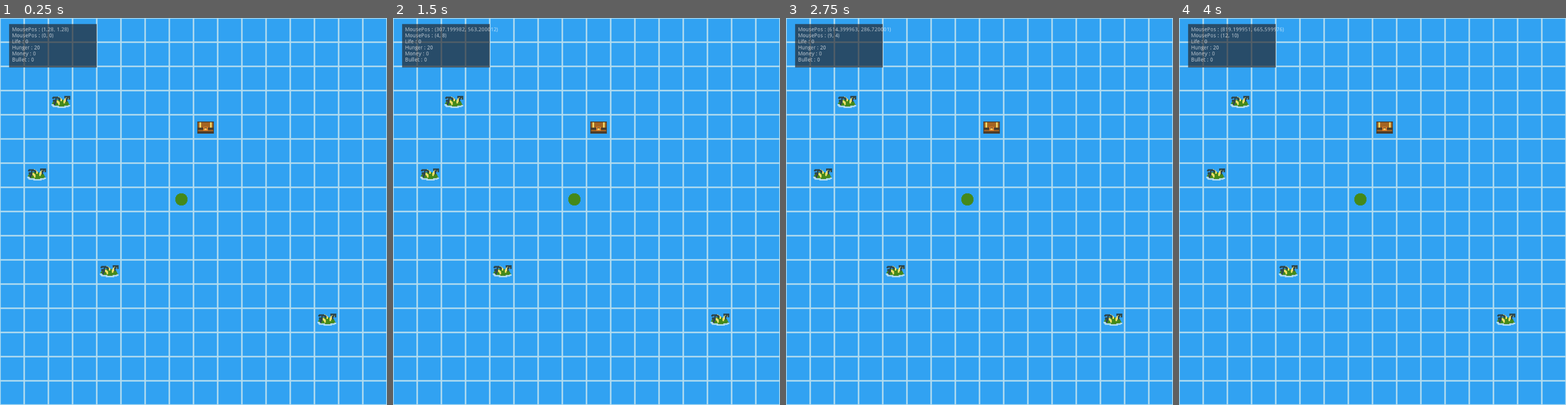
Above: before the commit, frames 1-4 (left to right).
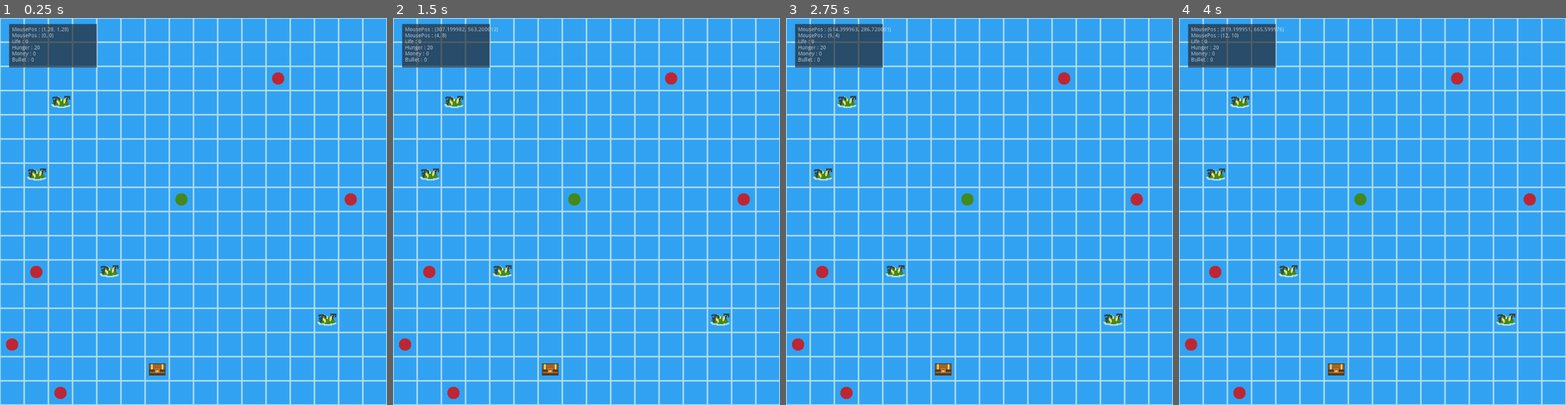
Above: after the commit, the same moments.

Repository: MrSheeplip/JamEstLa_Pirate
Game: Godot game, scene res://Pirate/scn/Principal/Scn_Principal.tscn
Two runs of this game, one before a commit and one after it. Both use one fixed random seed, a clock stepped at 60 frames per second and the inputs below. Before the commit the project starts from res://Pirate/scn/PrincipalScene.tscn.
Inputs (mouse positions are in pixels of both pictures, inside the frame that each line leads up to):
- Up to frame 1 (0.25 s): no input
- Up to frame 2 (1.5 s): tap Enter at 0.5 s; move the mouse to (671, 192) at 0.52 s; click (671, 192) at 0.6 s; tap Space at 1.25 s; move the mouse to (509, 230) at 1.27 s; click (509, 230) at 1.35 s
- Up to frame 3 (2.75 s): tap Enter at 2 s; move the mouse to (1018, 126) at 2.02 s; right-click (1018, 126) at 2.1 s; click (1018, 126) at 2.3 s
- Up to frame 4 (4 s): tap Space at 2.75 s; move the mouse to (1353, 288) at 2.77 s; click (1353, 288) at 2.85 s; tap Enter at 3.5 s; move the mouse to (1488, 269) at 3.52 s; click (1488, 269) at 3.6 s

The runs differ from the first frame. In frame 1, 0.7% of the frame differs, in the area x 1-93%, y 14-99%; in frame 2, 0.7%; in frame 3, 0.7%; in frame 4, 0.7%.

Commit message:
Add func EnemyAttack and move scripts other folders

Diff:
--- a/Pirate/scn/Script/Player.gd
+++ b/Pirate/scn/Principal/Player.gd
@@ -22,12 +22,12 @@
 		DistanceMax = DistancePlayerToMouse - 1
 	return PreHunger
 
-func FoundChest():
+func FoundIsland():
 	var PreFood : int
 	var PreBullet : int
 	var randiLoot
+
 	randiLoot = randi() % 2
-	print (randiLoot)
 
 	if randiLoot == 0:
 		Loot = Loots.FOOD
@@ -39,9 +39,28 @@
 			if Food < 20:
 				PreFood = 8 + randi() % 10
 				Food += PreFood
-				print ("Food: " + str(PreFood))
+				print ("Add Food: " + str(PreFood))
+			else:
+				FoundIsland()
 		Loots.AMMUNITION:
 			if Bullets < 3:
 				PreBullet = 1 + randi() % 2
 				Player.Bullets += PreBullet
-				print ("Bullets: " + str(PreBullet))
+				print ("Add Bullets: " + str(PreBullet))
+			else:
+				FoundIsland()
+
+func FoundChest():
+	var PreMoney
+
+	PreMoney = 1 + randi() % 100
+	Money += PreMoney
+	print ("Add Money : " + str(PreMoney))
+
+func EnemyAttack():
+	if Bullets > 0:
+		Bullets -= 1
+		print ("Use one Bullet")
+	else:
+		Life -= 1
+		print ("take one damage")
--- a/Pirate/scn/PrincipalScene.tscn
+++ b/Pirate/scn/Principal/Scn_Principal.tscn
@@ -1,10 +1,10 @@
 [gd_scene load_steps=9 format=2]
 
-[ext_resource path="res://Pirate/Assets/Tilemap/TilemapPirateTest.png" type="Texture" id=1]
-[ext_resource path="res://Pirate/Assets/Cursor/Selector.png" type="Texture" id=2]
-[ext_resource path="res://Pirate/Assets/Fonts/PIXEAB__.TTF" type="DynamicFontData" id=3]
-[ext_resource path="res://Pirate/scn/Selector.gd" type="Script" id=4]
-[ext_resource path="res://Pirate/scn/TileMapWorld.gd" type="Script" id=5]
+[ext_resource path="res://Pirate/Assets/Fonts/PIXEAB__.TTF" type="DynamicFontData" id=1]
+[ext_resource path="res://Pirate/Assets/Tilemap/TilemapPirateTest.png" type="Texture" id=2]
+[ext_resource path="res://Pirate/Assets/Cursor/Selector.png" type="Texture" id=3]
+[ext_resource path="res://Pirate/scn/Principal/Selector.gd" type="Script" id=4]
+[ext_resource path="res://Pirate/scn/Principal/TileMapWorld.gd" type="Script" id=5]
 
 [sub_resource type="GDScript" id=1]
 script/source = "extends Node2D
--- a/Pirate/scn/Selector.gd
+++ b/Pirate/scn/Principal/Selector.gd
@@ -63,6 +63,7 @@
 		if Player.Food > PreHunger or Player.Food == PreHunger:
 			if MousePosTile != PlayerPosTile or !Map.MapSize.has(MousePosTile) :
 				MovePlayer()
+				Map.MoveEnemy()
 
 func SelectorChoose():
 	if SelectorOnMovement:
@@ -98,12 +99,16 @@
 	Player.Food -= PreHunger
 
 	if PlayerPosTile == Map.ChestPos:
+		Player.FoundChest()
 		Map.ChestPos = null
 	if Map.IslandTiles.has(PlayerPosTile):
-		Player.FoundChest()
+		Player.FoundIsland()
 		Map.IslandTiles.clear()
 		Map.IslandTiles = Map.get_used_cells_by_id(4)
-
+	if Map.EnemyTiles.has(PlayerPosTile):
+		Player.EnemyAttack()
+		Map.IslandTiles.clear()
+		Map.IslandTiles = Map.get_used_cells_by_id(2)
 
 	Map.RandiTiles()
 	yield(get_tree().create_timer(0,1),"timeout")
--- /dev/null
+++ b/Pirate/scn/Principal/TileMapWorld.gd
@@ -0,0 +1,91 @@
+extends TileMap
+
+
+var MapSize : Array #Array avec tout les nodes des cellules sur la tilemap
+var ChestPos  #Pos du coffre (tilemap)
+var IslandTiles : Array #Array avec tout les cellules des îles (tilemap)
+var EnemyTiles : Array
+var PlayerPos
+
+func _ready():
+	randomize()
+	set_cell(7,7,1)
+	MapSize = get_used_cells()
+	RandiTiles()
+
+func PlayerTiles():
+	var PlayerCell
+	var PlayerTile = get_used_cells_by_id(1) #array
+	for player in PlayerTile:
+		PlayerCell = player
+		PlayerPos = PlayerCell
+	return PlayerCell
+
+func RandiTiles():
+	var CellsRandiIsland : Array
+	var CellsRandiChest : Array
+	var CellsRandiEnemy : Array
+
+	for cell in MapSize:
+		var DistanceToPlayer
+
+		DistanceToPlayer = cell.distance_to(PlayerTiles()) as int
+		if DistanceToPlayer > 2 and DistanceToPlayer < 8 :
+			CellsRandiIsland.append(cell)
+		if DistanceToPlayer > 5 and DistanceToPlayer < 10:
+			CellsRandiChest.append(cell)
+			CellsRandiEnemy.append(cell)
+
+
+	while ChestPos == null:
+		var randiArray
+		var randiPos =  CellsRandiChest.size()
+		randiArray = randi() % randiPos
+		ChestPos = CellsRandiChest[randiArray]
+		set_cellv(ChestPos,3)
+	print ("New ChestPos: " + str(ChestPos))
+
+	while IslandTiles.size() < 4:
+		var SetCellPos
+		var randiArray
+		var randiPos =  CellsRandiIsland.size()
+		randiArray = 1 + randi() % randiPos
+		SetCellPos = CellsRandiIsland[randiArray]
+		if !SetCellPos == ChestPos or !IslandTiles.has(SetCellPos):
+			set_cellv(SetCellPos,4)
+			IslandTiles.append(SetCellPos)
+	print ("New Islands Pos: " + str(IslandTiles))
+
+	while EnemyTiles.size() < 5 :
+		var SetCellPos
+		var randiArray
+		var randiPos =  CellsRandiEnemy.size()
+		randiArray = 1 + randi() % randiPos
+		SetCellPos = CellsRandiEnemy[randiArray]
+		if !SetCellPos == ChestPos or !EnemyTiles.has(SetCellPos):
+			set_cellv(SetCellPos,2)
+			EnemyTiles.append(SetCellPos)
+	print ("New Enemy Pos: " + str(EnemyTiles))
+
+func MoveEnemy():
+	var CellNearest : Array
+
+	for enemy in EnemyTiles:
+		var EnemyDistanceToPlayer
+		var CellNearToEnemy
+
+		for cell in MapSize:
+			if cell.distance_to(enemy) < 2:
+				CellNearest.append(cell)
+		for cell in CellNearest:
+			EnemyDistanceToPlayer = enemy.distance_to(PlayerPos) as int
+
+		print(CellNearest)
+
+#			if DistanceToPlayer < 5:
+#					var NeaerestCell : Vector2
+#					var minimalDistance = playerPos.distance_to(Vector2(2000,2000))
+#					var distance = playerPos.distance_to(cell)
+#					if distance < minimalDistance:
+#						minimalDistance = distance
+#						nearestCell = cell
--- /dev/null
+++ b/Pirate/scn/Scn_GameOver.tscn
@@ -0,0 +1,3 @@
+[gd_scene format=2]
+
+[node name="GameOver" type="Node2D"]
--- /dev/null
+++ b/Pirate/scn/Scn_Menu.tscn
@@ -0,0 +1,3 @@
+[gd_scene format=2]
+
+[node name="Scn_Menu" type="Node2D"]
--- a/Pirate/scn/TileMapWorld.gd
+++ /dev/null
@@ -1,47 +0,0 @@
-extends TileMap
-
-
-var MapSize : Array #Array avec tout les nodes des cellules sur la tilemap
-var ChestPos  #Pos du coffre (tilemap)
-var IslandTiles : Array #Array avec tout les cellules des îles (tilemap)
-
-func _ready():
-	randomize()
-	set_cell(7,7,1)
-	MapSize = get_used_cells()
-	RandiTiles()
-
-func PlayerTiles():
-	var PlayerCell
-	var PlayerTile = get_used_cells_by_id(1) #array
-	for player in PlayerTile:
-		PlayerCell = player
-	return PlayerCell
-
-func RandiTiles():
-	var CellsRandi : Array
-
-	for cell in MapSize:
-		var DistanceToPlayer
-		DistanceToPlayer = cell.distance_to(PlayerTiles()) as int
-		if DistanceToPlayer > 2 and DistanceToPlayer < 8 :
-			CellsRandi.append(cell)
-
-	while ChestPos == null:
-		var randiArray
-		var randiPos =  CellsRandi.size()
-		randiArray = randi() % randiPos
-		ChestPos = CellsRandi[randiArray]
-		set_cellv(ChestPos,3)
-		print ("New ChestPos: " + str(ChestPos))
-
-	while  IslandTiles.size() < 4:
-			var SetCellPos
-			var randiArray
-			var randiPos =  CellsRandi.size()
-			randiArray = randi() % randiPos + 1
-			SetCellPos = CellsRandi[randiArray]
-			if !SetCellPos == ChestPos or !IslandTiles.has(SetCellPos):
-				set_cellv(SetCellPos,4)
-				IslandTiles.append(SetCellPos)
-				print ("New Islands Pos: " + str(IslandTiles))
--- a/project.godot
+++ b/project.godot
@@ -16,12 +16,12 @@
 [application]
 
 config/name="Jam Est La Pirate"
-run/main_scene="res://Pirate/scn/PrincipalScene.tscn"
+run/main_scene="res://Pirate/scn/Principal/Scn_Principal.tscn"
 config/icon="res://icon.png"
 
 [autoload]
 
-Player="*res://Pirate/scn/Script/Player.gd"
+Player="*res://Pirate/scn/Principal/Player.gd"
 
 [display]
 
Not shown: 7 places in Pirate/scn/Principal/Scn_Principal.tscn that only renumber resources
